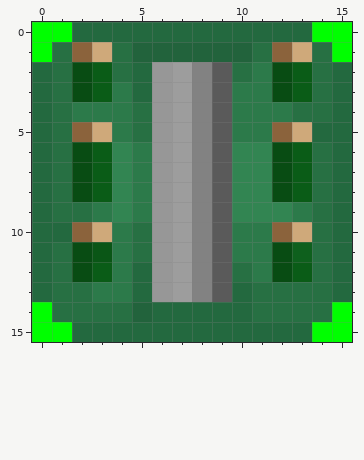
Edited in one commit: pixel-art sprite (textures/voltic_battery_hv_battery_box_front.png). Above: the version before the commit.
The file is 16x16 pixels. Colours within 5 levels of each other are drawn and written as one.
After:
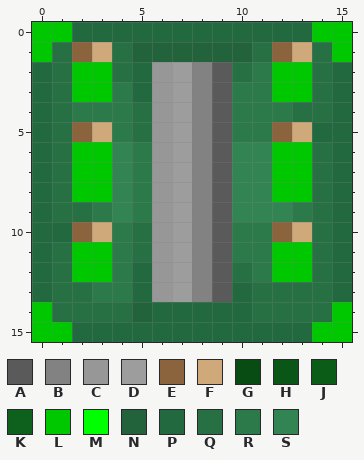
Palette (. is transparent): A #5a5a5a  B #828282  C #979797  D #9d9d9d  E #8b633c  F #cfa97a  G #084c13  H #0a5616  J #0a5c17  K #0e601d  L #00c800  M #00ff00  N #22633c  P #23693f  Q #277043  R #2c7a4a  S #328552
From the commit log: Added Bioreactor as power source for batteries Bioreactors produce the energy inside Voltic Batteries.
What changed:
@@ x 0..15 @@
- 0 MMPPPPPPPPPPPPMM
- 1 MQEFQNNNNNNQEFQM
- 2 PQGJQPCDBAQRGJQP
- 3 PQGJRPCDBARRGJQP
+ 0 LLPPPPPPPPPPPPLL
+ 1 LQEFQNNNNNNQEFQL
+ 2 PQLLQPCDBAQRLLQP
+ 3 PQLLRPCDBARRLLQP
  4 PQRRRQCDBARRRQQP
  5 PQEFRQCDBARREFPP
- 6 PQGJSRCDBASSGJQP
- 7 PQGJSRCDBASSGJQP
- 8 PQGJSRCDBASSGJQP
+ 6 PQLLSRCDBASSLLQP
+ 7 PQLLSRCDBASSLLQP
+ 8 PQLLSRCDBASSLLQP
  9 PQQRSRCDBASSSRQP
 10 PPEFRQCDBARREFQP
-11 PQGHRQCDBARRGKQP
-12 PQGJRPCDBAQRGJQP
+11 PQLLRQCDBARRLLQP
+12 PQLLRPCDBAQRLLQP
 13 PQQRRPCDBAPQQQQP
-14 MQQQQNPPPPPQQQQM
-15 MMPPPPPPPPPPPPMM
+14 LQQQQNPPPPPQQQQL
+15 LLPPPPPPPPPPPPLL
